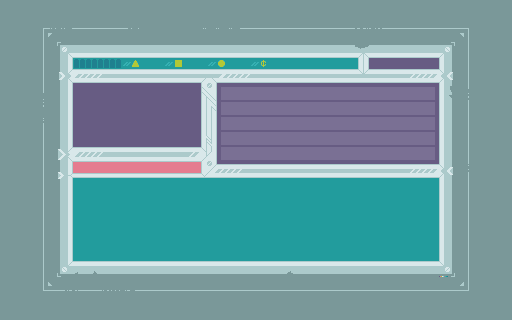
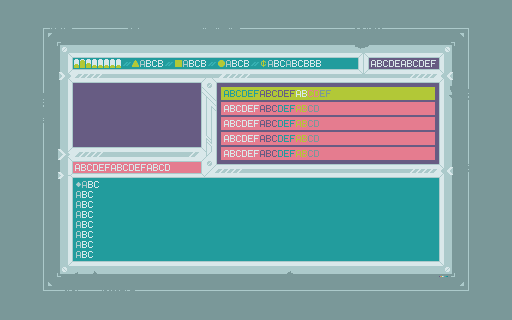
Revision of a layered 512px x 320px image; what changed, layer by layer:
hid "Text Mask" over [74, 59, 436, 258]
painted on "384x224" over [76, 181, 99, 188]
